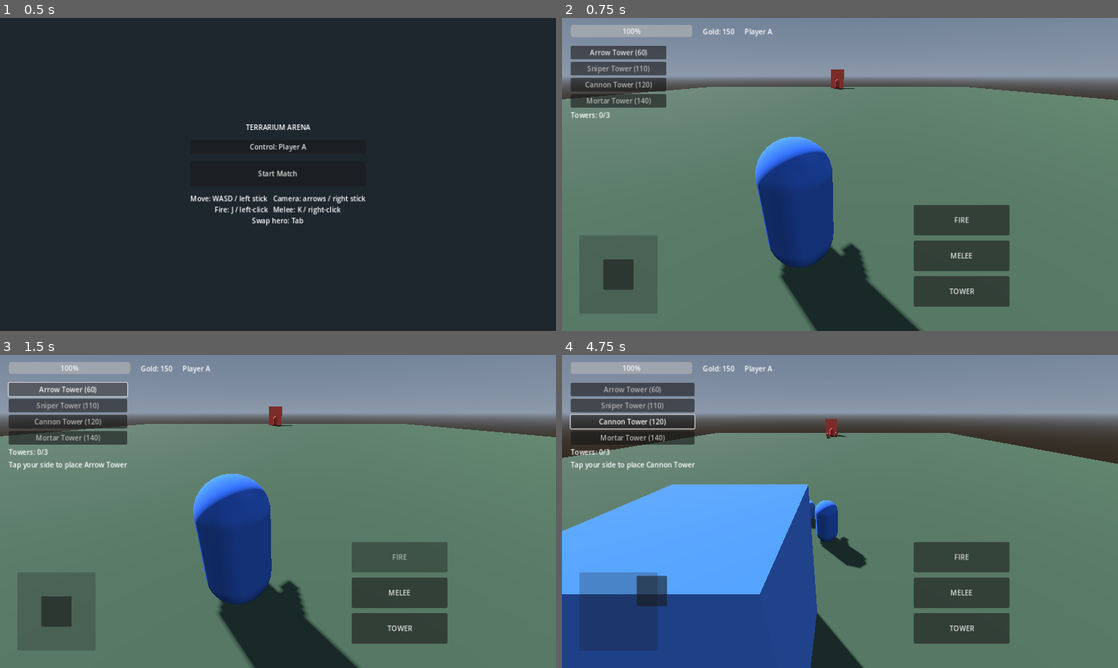
Above: before the commit, frames 1-4 (two rows, left to right).
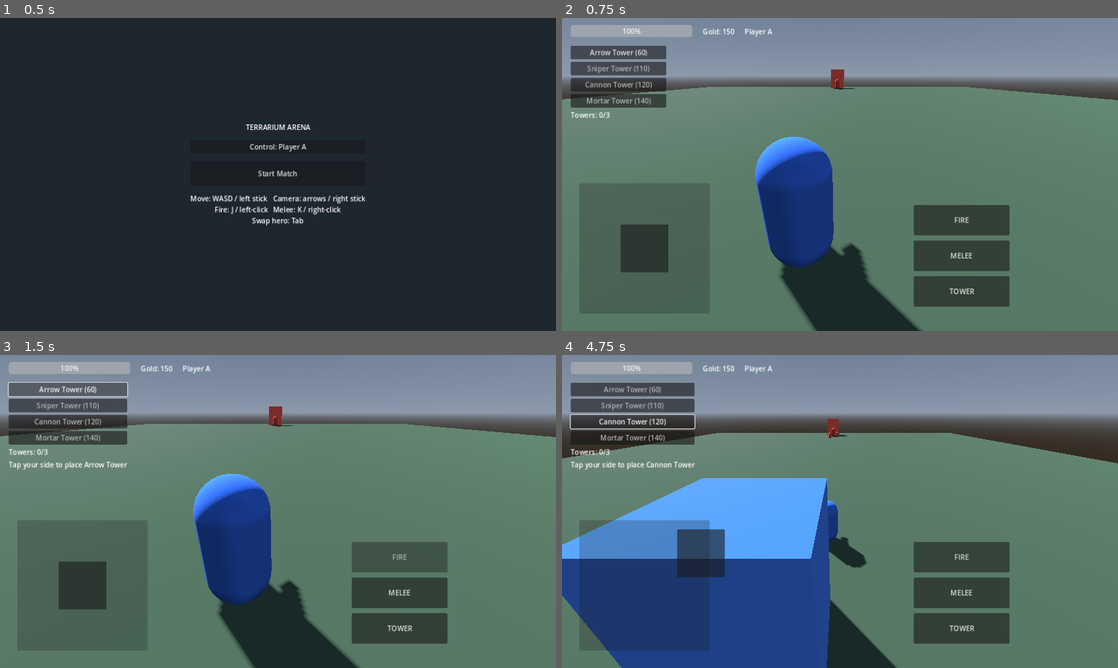
Above: after the commit, the same moments.

Repository: KevinFrazier/TerrariumGame
Game: Godot game, scene res://scenes/ui/lobby.tscn
Same seed, same stepped clock (60 frames per second), same inputs: the game is played once before the commit and once after it.
Inputs (mouse positions are in pixels of both pictures, inside the frame that each line leads up to):
- Up to frame 1 (0.5 s): no input
- Up to frame 2 (0.75 s): click "Start Match" at 0.5 s
- Up to frame 3 (1.5 s): click "Arrow Tower (60)" at 1.25 s
- Up to frame 4 (4.75 s): click "Arrow Tower (60)" at 2 s; click "Sniper Tower (110)" at 2.75 s; click "Cannon Tower (120)" at 3.5 s; drag from (617, 611) to (895, 442) at 4.27 s

Frame 1 is identical in both runs. In frame 2, 2.0% of the frame differs, in the area x 3-22%, y 52-87%; in frame 3, 2.0%; in frame 4, 15%, in the area x 0-100%, y 20-100%.

Commit message:
Enlarge the movement joystick
Grow the move stick from 180x180 to 300x300 with a proportionally larger
110px knob for easier thumb control.

https://claude.ai/code/session_01Skn99HhTrFfZzm87aCd6zC

Diff:
--- a/scenes/ui/hud.tscn
+++ b/scenes/ui/hud.tscn
@@ -49,8 +49,8 @@
 anchor_top = 1.0
 anchor_bottom = 1.0
 offset_left = 40.0
-offset_top = -220.0
-offset_right = 220.0
+offset_top = -340.0
+offset_right = 340.0
 offset_bottom = -40.0
 mouse_filter = 0
 script = ExtResource("2_stick")
@@ -62,9 +62,9 @@
 modulate = Color(1, 1, 1, 0.4)
 
 [node name="Knob" type="Panel" parent="MoveStick"]
-custom_minimum_size = Vector2(70, 70)
-offset_right = 70.0
-offset_bottom = 70.0
+custom_minimum_size = Vector2(110, 110)
+offset_right = 110.0
+offset_bottom = 110.0
 mouse_filter = 2
 
 [node name="AimStick" type="Control" parent="."]
